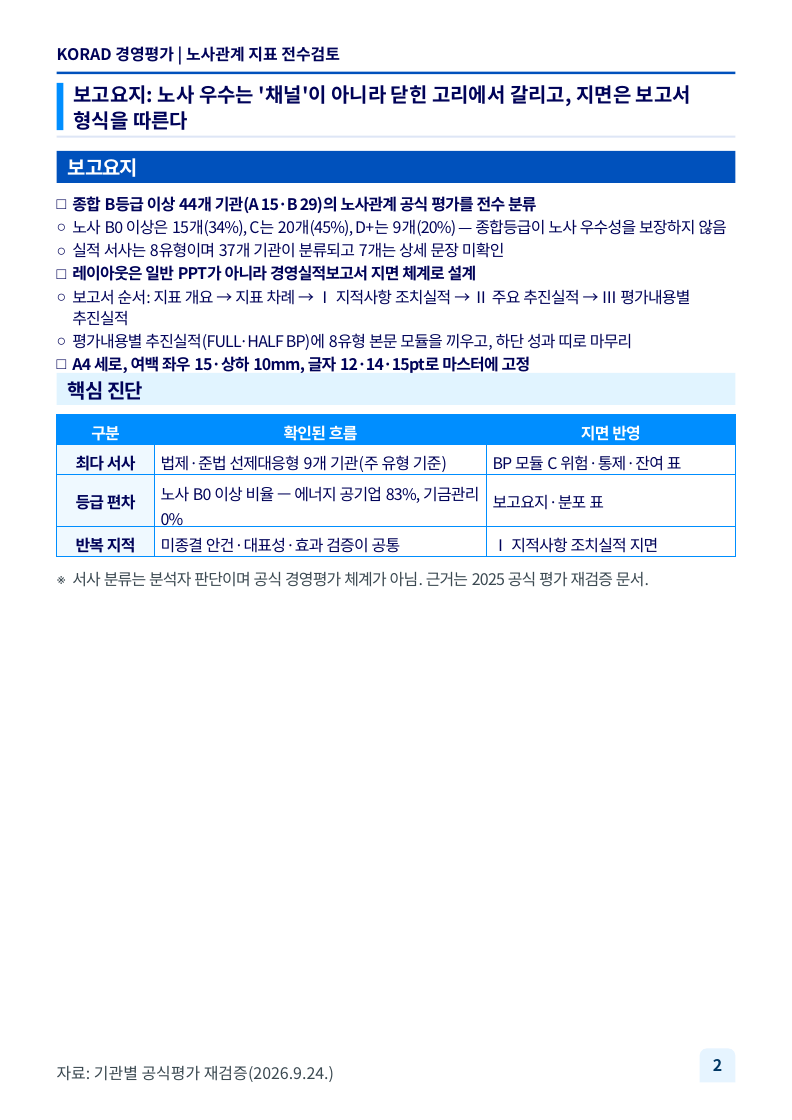
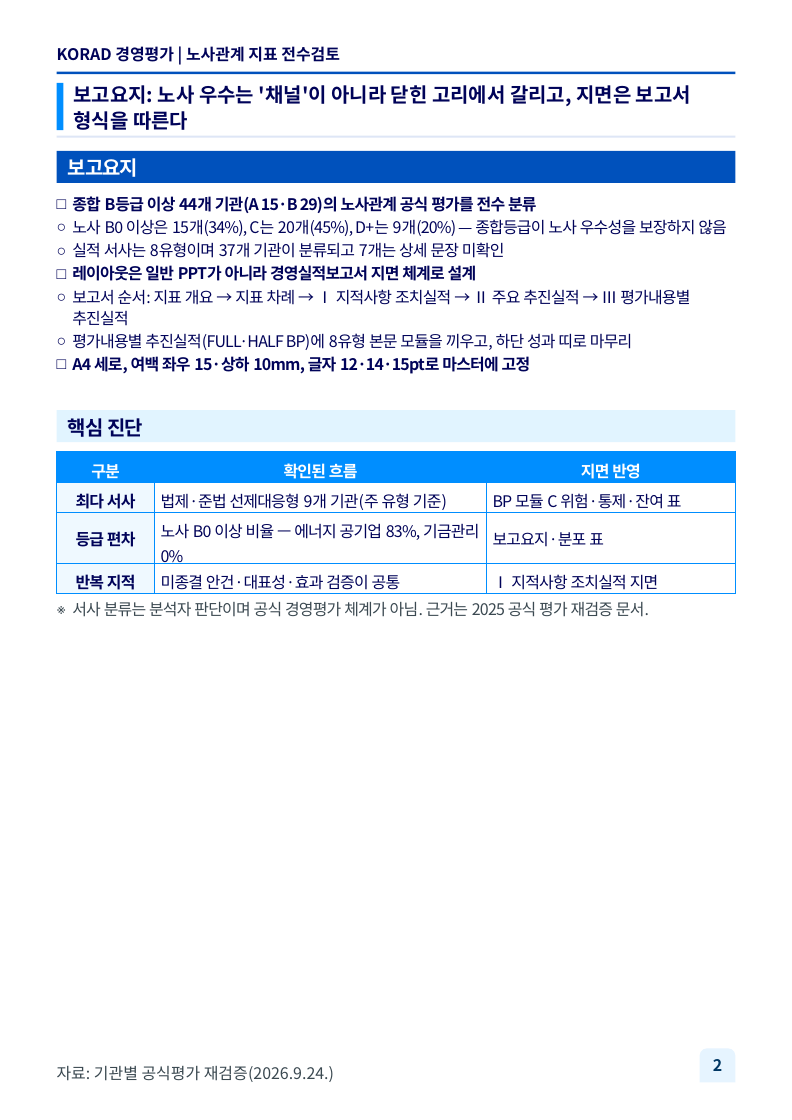
Before and after one commit to khjlsi-creator/claude, a slide deck: slide 2 of korad-경영평가-ppt/KORAD_경영평가_노사관계_A4세로.pptx. Drawn at 792x1120 pixels with LibreOffice and Linux fonts; fonts in the diff are those of the drawing; background and template pictures are left out. Boxes give left, top, right and bottom in pixels: in the first picture for what was removed or moved away, otherwise in the second. Text is boxed around its words. In the diff, an @@ line names an element or a change of style, - is before the commit and + after.

```diff
--- a/korad-경영평가-ppt/KORAD_경영평가_노사관계_A4세로.pptx
+++ b/korad-경영평가-ppt/KORAD_경영평가_노사관계_A4세로.pptx
@@ rectangle "핵심 진단": place and size @@
-rectangle "핵심 진단" at [57,373,735,404]
+rectangle "핵심 진단" at [57,410,735,441]
@@ table: place and size @@
-table at [57,415,735,557]
+table at [57,452,735,594]
@@ text "서사 분류는 분석자 판단이며 공식 ...": place and size @@
-text "서사 분류는 분석자 판단이며 공식 ..." at [72,572,649,587]
+text "서사 분류는 분석자 판단이며 공식 ..." at [72,602,649,617]
```
Also in this commit, not shown: 6 other slides changed, 5 slides added, 6 other files.
